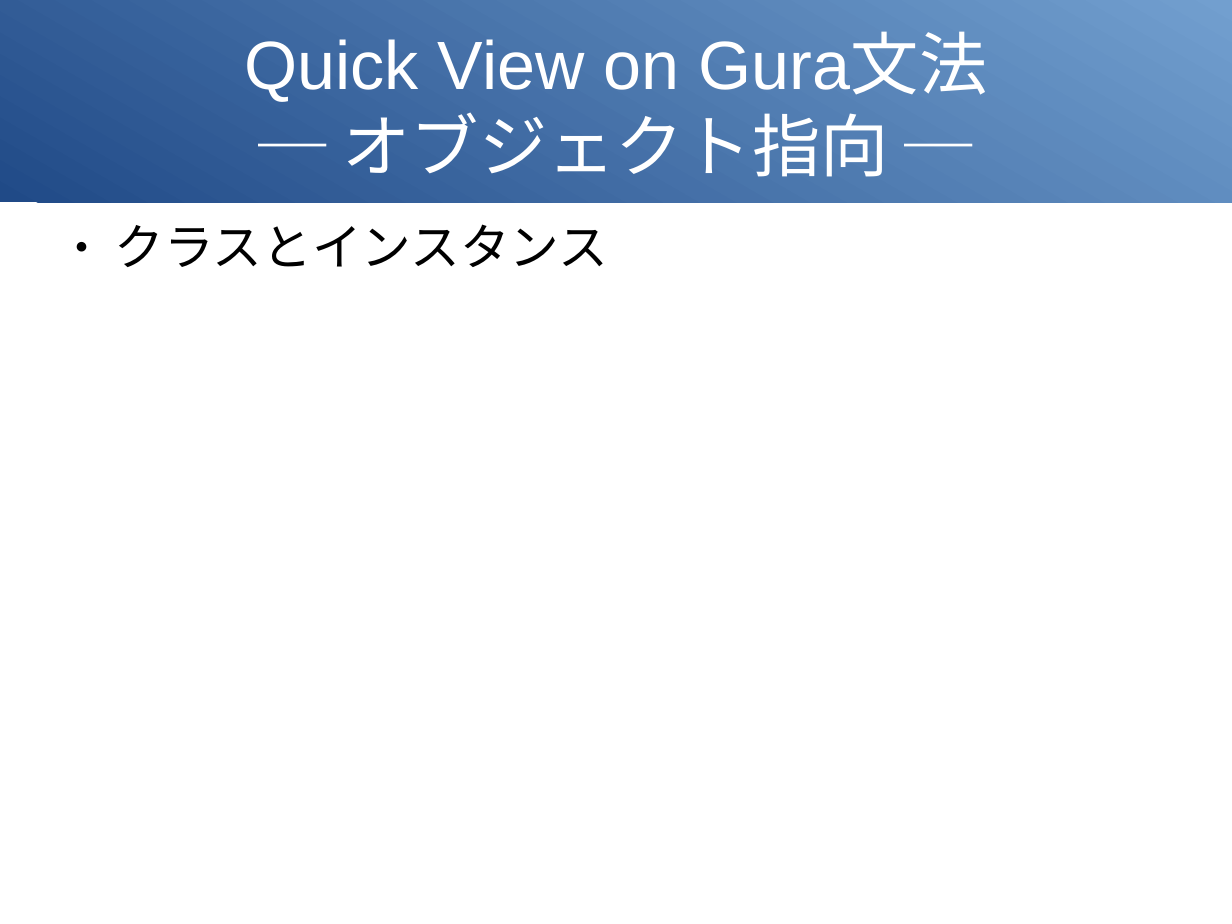
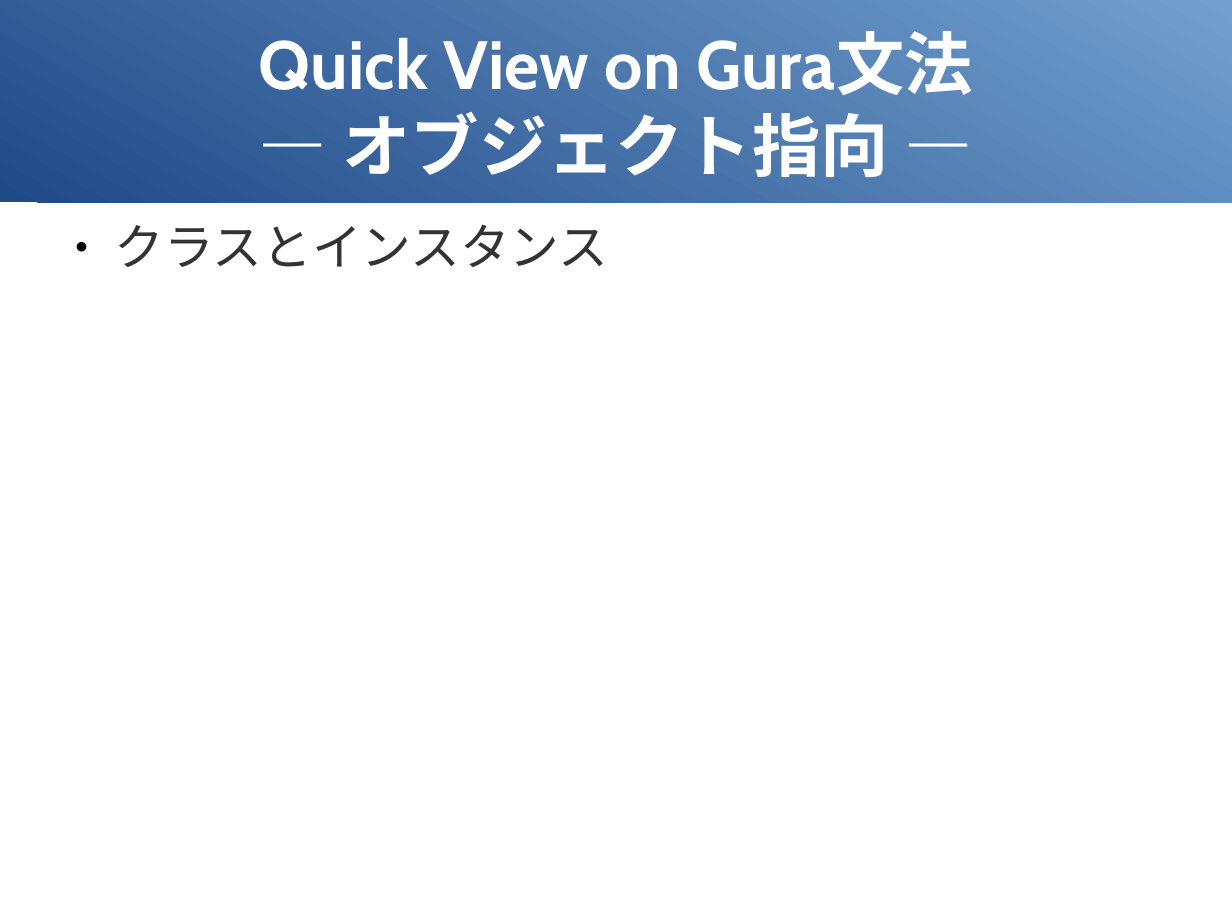
Before and after one commit to gura-lang/gura-doc, a slide deck: slide 8 of presentation/gura-intro.odp. Drawn at 1232x924 pixels with LibreOffice and Linux fonts; fonts in the diff are those of the drawing. Boxes give left, top, right and bottom in pixels: in the first picture for what was removed or moved away, otherwise in the second. Text is boxed around its words. In the diff, an @@ line names an element or a change of style, - is before the commit and + after.

```diff
--- a/presentation/gura-intro.odp
+++ b/presentation/gura-intro.odp
@@ title at (259,31,973,177): text changed; font Arial to Cabin; bold on @@
-Quick View on Gura文法
-─ オブジェクト指向 ─
+Quick View on Gura文法
+― オブジェクト指向 ―
@@ text "クラスとインスタンス" at (114,224,608,267): font Arial to Cabin, text colour #000000 to #333333 @@
```
Also in this commit, not shown: 13 other slides changed, 1 slide added, 1 slide removed, 1 other file.
